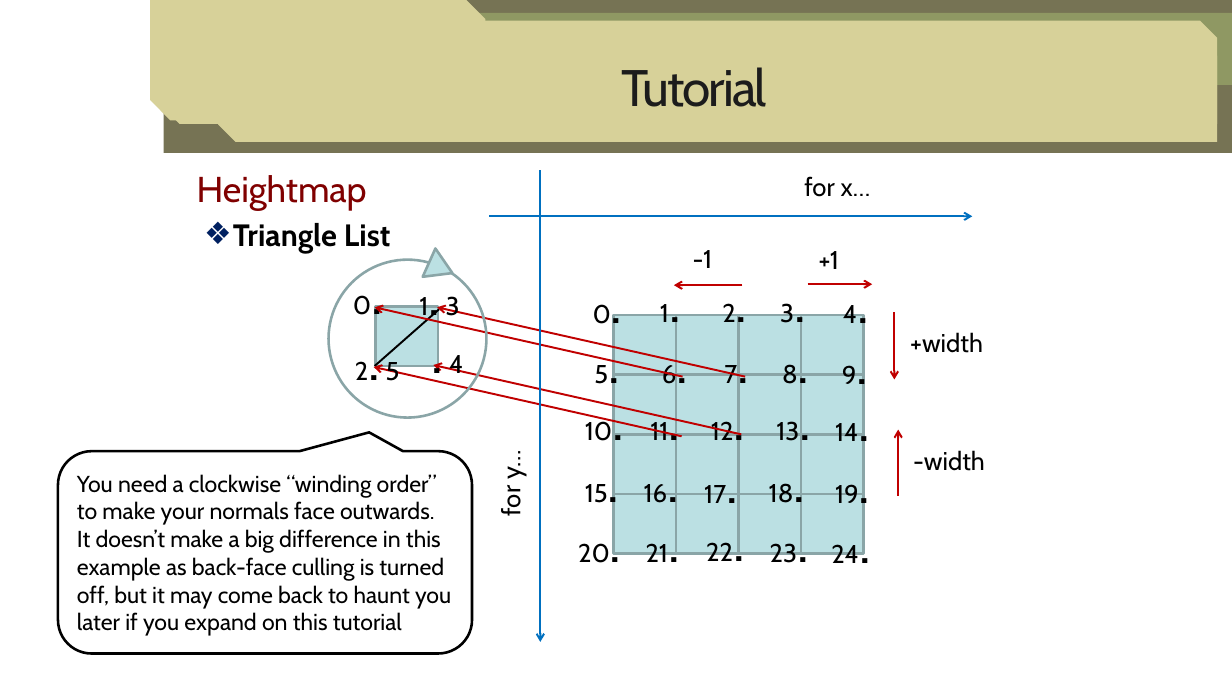
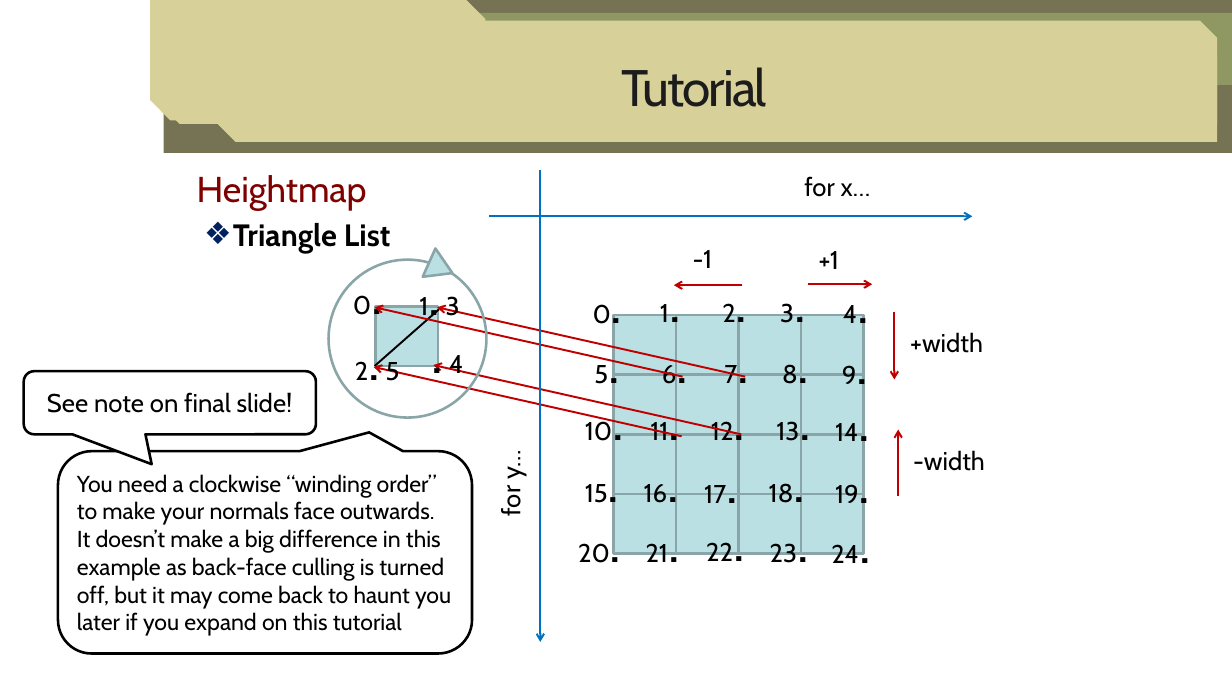
Before and after one commit to seblwm/RT3D2019_HeightMap, a slide deck: slide 41 of Topic 1 - The Input Assembler.pptx. Drawn at 1232x693 pixels with LibreOffice and Linux fonts; fonts in the diff are those of the drawing; background and template pictures are left out. Boxes give left, top, right and bottom in pixels: in the first picture for what was removed or moved away, otherwise in the second. Text is boxed around its words. In the diff, an @@ line names an element or a change of style, - is before the commit and + after.

```diff
--- a/Topic 1 - The Input Assembler.pptx
+++ b/Topic 1 - The Input Assembler.pptx
@@ rounded speech box added at [24, 372, 316, 434], fill #FFFFFF, outline #000000 2 pt, 20 pt, text #000000 @@
+    See note on final slide!
```
Also in this commit, not shown: 3 other slides changed, 1 slide added, 2 other files.
